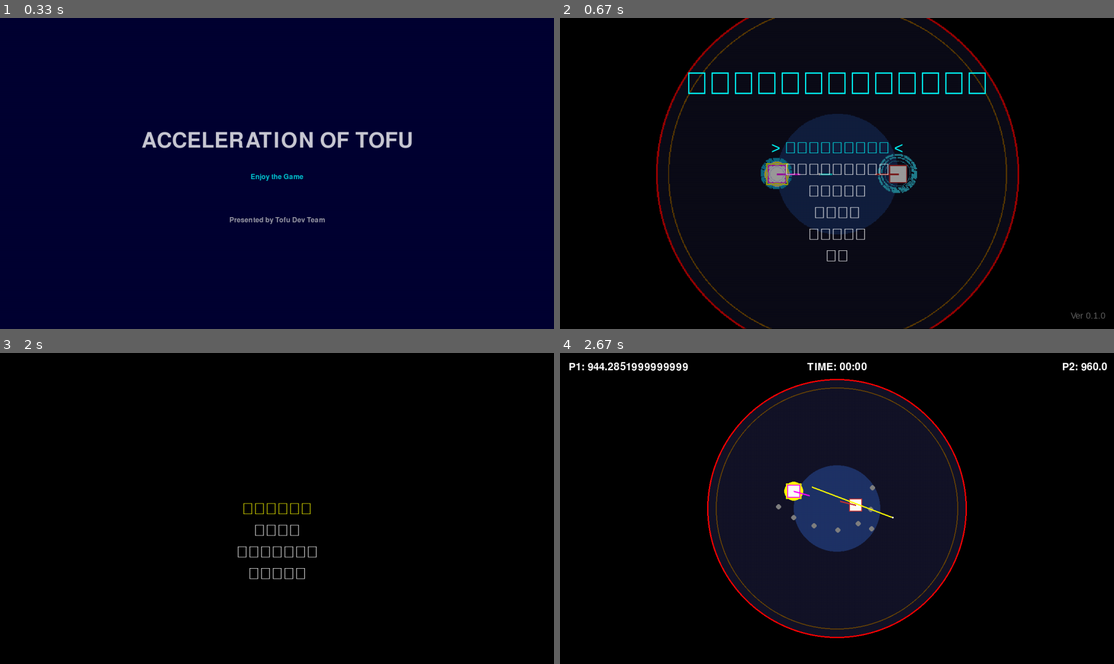
Above: before the commit, frames 1-4 (two rows, left to right).
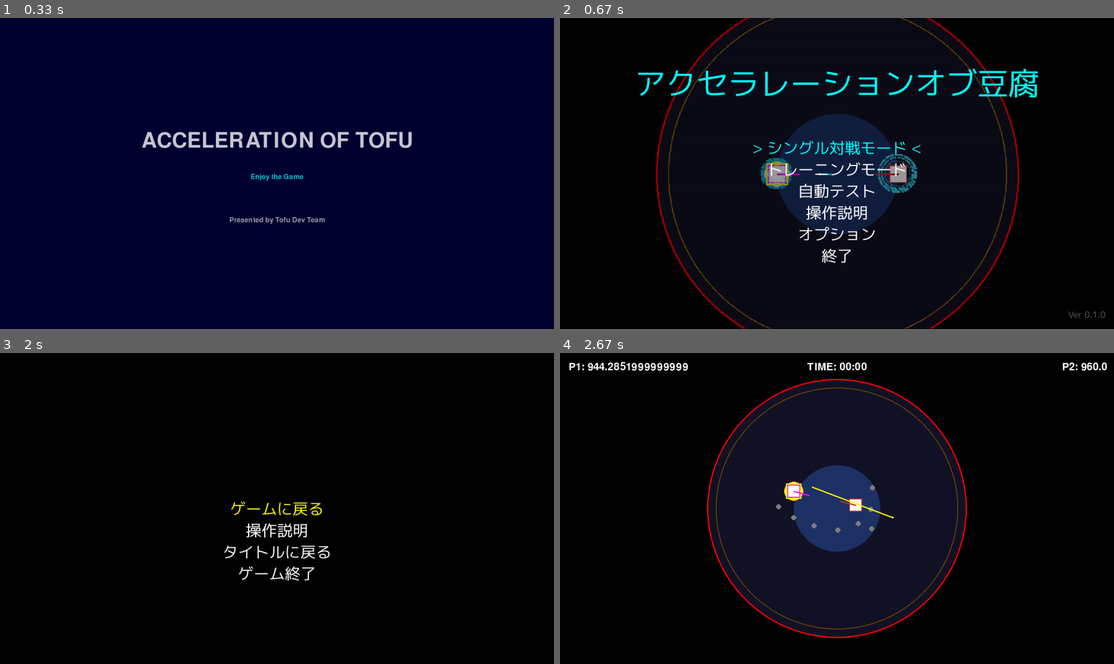
Above: after the commit, the same moments.

Repository: YuujiKamura/Acceleration-of-Tofu
Game: pygame game, started from main.py
Two runs of this game, one before a commit and one after it. Both use one fixed random seed, a clock stepped at 60 frames per second and the inputs below.
Inputs:
- Up to frame 1 (0.33 s): no input
- Up to frame 2 (0.67 s): hold Right from 0.33 s (still down)
- Up to frame 3 (2 s): release Right at 0.8 s; tap Enter at 0.83 s; tap X at 1.17 s; hold Up 1.5-1.8 s; tap Space at 1.57 s; tap Esc at 1.83 s
- Up to frame 4 (2.67 s): tap Enter at 2.17 s; hold Down from 2.5 s (still down); tap Space at 2.57 s

Frame 1 is identical in both runs. In frame 2, 4.1% of the frame differs, in the area x 14-99%, y 16-97%; in frame 3, 1.3%; in frame 4, nothing differs.

Commit message:
fix(web): pygbag版の音割れと日本語豆腐化を修正
音割れ:
- pygame.mixer.pre_init を pygame.init() 前に移動 (pygbag の AudioContext 初期化順序要件)
- buffer 512→1024 (ブラウザのコールバック周期でアンダーランしていた)
- sound_effects.create_sound_effect が float32 配列を make_sound に渡していたのを
  int16 に量子化して渡すよう修正。16bit mixer に float32 が来ると WASM では
  バイト列がそのまま解釈されてホワイトノイズになる

日本語表示:
- SysFont による OS フォント検索は pygbag では機能しない (get_fonts() がほぼ空)
  ため、同梱 TTF (M PLUS 1p Regular, SIL OFL) を pygame.font.Font() で直接
  ロードする方式に変更
- assets/fonts/MPLUS1p-Regular.ttf を追加
- Game.make_font() / HUD._make_font() ヘルパで一本化、SysFont 経路は
  デスクトップ向けフォールバックとして温存

Diff:
--- a/game/constants.py
+++ b/game/constants.py
@@ -1,3 +1,4 @@
+import os
 import pygame
 
 # ゲームウィンドウの設定
@@ -13,8 +14,11 @@
 ARENA_WARNING_RADIUS = ARENA_RADIUS - 20  # 警告リングの半径
 
 # フォント設定
+# WASM(pygbag)ではSysFontのフォント名検索が効かないため、同梱TTFを直接ロードする。
 JAPANESE_FONT_NAMES = ['Yu Gothic', 'Yu Gothic UI', 'MS Gothic', 'Meiryo', 'IPAGothic', 'Noto Sans CJK JP', 'MS UI Gothic', 'MS Mincho', 'BIZ UDゴシック', 'BIZ UDPゴシック']
 DEFAULT_FONT = 'Arial'
+_BASE_DIR = os.path.dirname(os.path.dirname(os.path.abspath(__file__)))
+JP_FONT_PATH = os.path.join(_BASE_DIR, "assets", "fonts", "MPLUS1p-Regular.ttf")
 
 # プレイヤー設定
 PLAYER_SPEED = 5
--- a/game/game.py
+++ b/game/game.py
@@ -6,7 +6,7 @@
 from game.constants import (
     ARENA_CENTER_X, ARENA_CENTER_Y, ACTION_NAMES,
     SCREEN_WIDTH, SCREEN_HEIGHT, DEFAULT_KEY_MAPPING_P1, DEFAULT_KEY_MAPPING_P2,
-    MAX_HEALTH, JAPANESE_FONT_NAMES, DEFAULT_FONT,
+    MAX_HEALTH, JAPANESE_FONT_NAMES, DEFAULT_FONT, JP_FONT_PATH,
     TOFU_WHITE, YELLOW, MAGENTA, CYAN,
     SHIELD_DURATION, DASH_COOLDOWN, PLAYER_SPEED, PLAYER_DASH_SPEED,
     MAX_HEAT, MAX_HYPER,
@@ -129,7 +129,19 @@
     # ---------------------------------
 
     def init_fonts(self):
-        """日本語フォントの初期化"""
+        """日本語フォントの初期化。
+
+        同梱TTF (assets/fonts/MPLUS1p-Regular.ttf) が存在すればそれを優先する。
+        pygbag/WASM では SysFont 経由のシステムフォント検索が機能しないため、
+        バンドル済み TTF を pygame.font.Font() でロードするのが唯一の確実な経路。
+        存在しない場合のみレガシーな SysFont 検索にフォールバック。
+        """
+        if os.path.exists(JP_FONT_PATH):
+            self.font_path = JP_FONT_PATH
+            self.font_name = JP_FONT_PATH  # states.py等の既存コード互換用
+            return
+
+        self.font_path = None
         available_fonts = pygame.font.get_fonts()
         self.font_name = None
         available_fonts_lower = [f.lower() for f in available_fonts]
@@ -143,6 +155,16 @@
 
         if not self.font_name:
             self.font_name = DEFAULT_FONT
+
+    def make_font(self, size):
+        """日本語対応フォントをサイズ指定で生成する統一ヘルパ。
+
+        font_path が設定されていれば TTF 直ロード (pygbag 対応)、
+        そうでなければ SysFont にフォールバック。
+        """
+        if self.font_path and os.path.exists(self.font_path):
+            return pygame.font.Font(self.font_path, size)
+        return pygame.font.SysFont(self.font_name, size)
 
     def init_sounds(self):
         # BGMとSEの読み込み
--- a/game/hud.py
+++ b/game/hud.py
@@ -1,6 +1,7 @@
+import os
 import pygame
 from game.constants import (
-    SCREEN_WIDTH, JAPANESE_FONT_NAMES, DEFAULT_FONT,
+    SCREEN_WIDTH, JAPANESE_FONT_NAMES, DEFAULT_FONT, JP_FONT_PATH,
     WHITE, GRAY, GREEN, ORANGE, RED, YELLOW, CYAN,
     MAX_HEALTH, MAX_HEAT, MAX_HYPER
 )
@@ -12,27 +13,27 @@
         self.player1 = player1
         self.player2 = player2
 
-        # 日本語フォント対応
-        self.font_name = self.find_japanese_font()
-        self.font = pygame.font.SysFont(self.font_name, 20)
-        self.font_large = pygame.font.SysFont(self.font_name, 24)
+        # 日本語フォント対応 (WASM 対応: 同梱 TTF を優先)
+        self.font = self._make_font(20)
+        self.font_large = self._make_font(24)
 
         # 点滅効果用のフレームカウンター
         self.frame_count = 0
 
-    def find_japanese_font(self):
-        """システムで利用可能な日本語フォントを検索"""
-        available_fonts = pygame.font.get_fonts()
-        available_fonts_lower = [f.lower() for f in available_fonts]
+    def _make_font(self, size):
+        """pygbag 対応の日本語フォント生成。
 
-        for font_name in JAPANESE_FONT_NAMES:
-            font_lower = font_name.lower()
-            if font_lower in available_fonts_lower:
-                index = available_fonts_lower.index(font_lower)
-                return available_fonts[index]  # 元のケースのフォント名を使用
-
-        # 日本語フォントが見つからない場合はデフォルトを使用
-        return DEFAULT_FONT
+        同梱 TTF があれば pygame.font.Font() で直接ロード。無い場合のみ
+        SysFont によるシステムフォント検索にフォールバックする。
+        """
+        if os.path.exists(JP_FONT_PATH):
+            return pygame.font.Font(JP_FONT_PATH, size)
+        available = pygame.font.get_fonts()
+        available_lower = [f.lower() for f in available]
+        for name in JAPANESE_FONT_NAMES:
+            if name.lower() in available_lower:
+                return pygame.font.SysFont(available[available_lower.index(name.lower())], size)
+        return pygame.font.SysFont(DEFAULT_FONT, size)
 
     def draw(self, screen):
         """HUDを描画"""
--- a/game/sound_effects.py
+++ b/game/sound_effects.py
@@ -132,9 +132,13 @@
     # -1.0～1.0の範囲にクリップ
     stereo = np.clip(stereo, -1.0, 1.0)
 
+    # mixerは16bit int (size=-16) 初期化のため、float32を渡すとWASM上でバイト列が
+    # そのまま解釈されてホワイトノイズになる。必ず int16 に量子化してから渡す。
+    stereo_i16 = (stereo * 32767.0).astype(np.int16)
+
     # PyGame用のサウンドオブジェクトに変換
     try:
-        sound = pygame.sndarray.make_sound(stereo)
+        sound = pygame.sndarray.make_sound(stereo_i16)
         return sound
     except Exception as e:
         print(f"効果音生成エラー: {e}")
--- a/game/states.py
+++ b/game/states.py
@@ -83,9 +83,9 @@
         self.selected_item = 0
         self.menu_items = self.game.menu_items
         # フォントをキャッシュ
-        self.title_font = pygame.font.SysFont(self.game.font_name, 72)
-        self.menu_font = pygame.font.SysFont(self.game.font_name, 36)
-        self.version_font = pygame.font.SysFont(self.game.font_name, 20)
+        self.title_font = self.game.make_font(72)
+        self.menu_font = self.game.make_font(36)
+        self.version_font = self.game.make_font(20)
         self.background_surface = pygame.Surface(
             (SCREEN_WIDTH, SCREEN_HEIGHT), pygame.SRCALPHA
         )
@@ -330,7 +330,7 @@
         super().__init__(game)
         # 自動テストモード固有の初期化（タイマー、時間設定など）
         self.game.test_timer = 0
-        self.test_font = pygame.font.SysFont(self.game.font_name, 24)
+        self.test_font = self.game.make_font(24)
         # TODO: 選択されたテスト時間に基づいてdurationを設定するロジックをGameから移動
 
     # SingleVersusGameStateを継承しているので、handle_escapeは同じ動作になる
@@ -375,8 +375,8 @@
     def __init__(self, game: "Game", previous_state=None):
         super().__init__(game)
         self.previous_state = previous_state or TitleState(game)
-        self.title_font = pygame.font.SysFont(self.game.font_name, 48)
-        self.font = pygame.font.SysFont(self.game.font_name, 24)
+        self.title_font = self.game.make_font(48)
+        self.font = self.game.make_font(24)
 
     def handle_input(self, event: pygame.event.Event):
         if event.type == pygame.KEYDOWN:
@@ -470,8 +470,8 @@
         self.selected_item = 0
         self.menu_items = ["プレイヤー1設定", "プレイヤー2設定", "サウンド設定", "戻る"]
         self.previous_state = TitleState(game)  # デフォルトの前の状態はタイトル
-        self.title_font = pygame.font.SysFont(self.game.font_name, 48)
-        self.menu_font = pygame.font.SysFont(self.game.font_name, 36)
+        self.title_font = self.game.make_font(48)
+        self.menu_font = self.game.make_font(36)
 
     def handle_input(self, event: pygame.event.Event):
         if event.type == pygame.KEYDOWN:
@@ -553,10 +553,10 @@
         self.waiting_for_input = self.game.waiting_for_key_input
         self.config_items = self.game.key_config_items
         self.previous_state = previous_state or OptionsState(game)
-        self.title_font = pygame.font.SysFont(self.game.font_name, 48)
-        self.player_font = pygame.font.SysFont(self.game.font_name, 36)
-        self.menu_font = pygame.font.SysFont(self.game.font_name, 28)
-        self.inst_font = pygame.font.SysFont(self.game.font_name, 20)
+        self.title_font = self.game.make_font(48)
+        self.player_font = self.game.make_font(36)
+        self.menu_font = self.game.make_font(28)
+        self.inst_font = self.game.make_font(20)
 
     def handle_input(self, event: pygame.event.Event):
         if event.type == pygame.KEYDOWN:
@@ -691,8 +691,8 @@
     def __init__(self, game, prev_state=None):
         super().__init__(game)
         # 日本語フォントを使用するように変更
-        self.menu_font = pygame.font.SysFont(self.game.font_name, 36)
-        self.title_font = pygame.font.SysFont(self.game.font_name, 48)
+        self.menu_font = self.game.make_font(36)
+        self.title_font = self.game.make_font(48)
         self.selected_item = 0
         self.menu_items = ["ゲームに戻る", "操作説明", "タイトルに戻る", "ゲーム終了"]
         self.menu_positions = []
--- a/main.py
+++ b/main.py
@@ -26,8 +26,10 @@
     if args.lang:
         set_language(args.lang)
 
+    # mixer は pygame.init() より前に pre_init すること (pygbag/WASM では必須)。
+    # buffer=512 はブラウザの AudioContext コールバック周期より短くアンダーランで音割れするため 1024 に拡大。
+    pygame.mixer.pre_init(frequency=44100, size=-16, channels=2, buffer=1024)
     pygame.init()
-    pygame.mixer.init(frequency=44100, size=-16, channels=2, buffer=512)
     pygame.display.set_caption(tr("title"))
 
     screen = pygame.display.set_mode((SCREEN_WIDTH, SCREEN_HEIGHT))
Binary file added: assets/fonts/MPLUS1p-Regular.ttf
